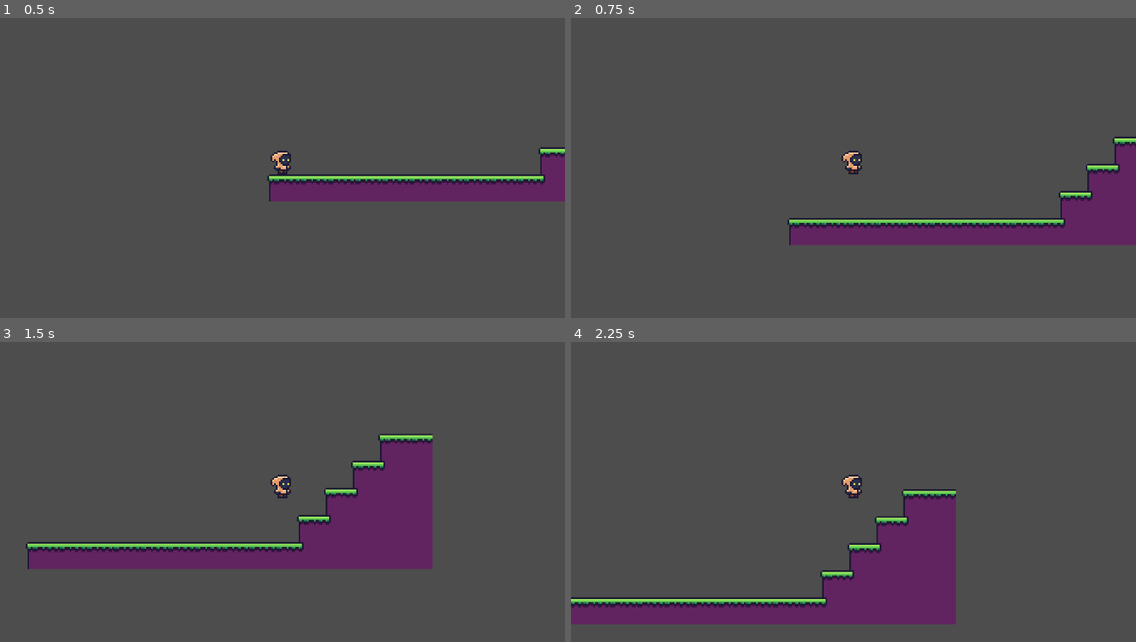
Above: before the commit, frames 1-4 (two rows, left to right).
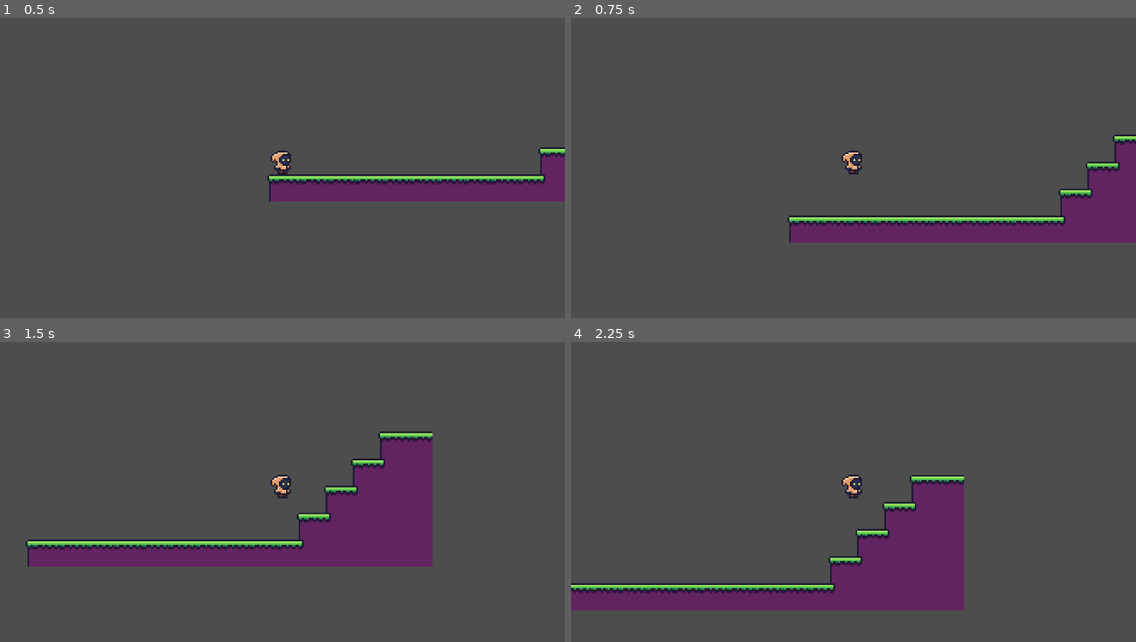
Above: after the commit, the same moments.

Repository: jim-ec/godot-platformer-demo
Game: Godot game, scene res://assets/scenes/areas/area_1.tscn
The game is run twice, just before and just after one commit, with the same random seed, the same clock (stepped at 60 frames per second) and the same inputs.
Inputs:
- Up to frame 1 (0.5 s): no input
- Up to frame 2 (0.75 s): tap Enter at 0.5 s; hold D (move_right) from 0.53 s (still down); tap Space (jump) at 0.6 s
- Up to frame 3 (1.5 s): keep holding D (move_right); tap Space (jump) at 0.77, 1.07, 1.35 s
- Up to frame 4 (2.25 s): tap Space (jump) at 1.52, 1.82, 2.1 s; release D (move_right) at 2.03 s; hold A (move_left) from 2.03 s (still down)

Frame 1 is identical in both runs. In frame 2, 3.0% of the frame differs, in the area x 38-100%, y 38-76%; in frame 3, 3.4%; in frame 4, 9.4%, in the area x 0-70%, y 44-95%.

Commit message:
tweak controls

Diff:
--- a/assets/scenes/player.tscn
+++ b/assets/scenes/player.tscn
@@ -9,6 +9,8 @@
 
 [node name="Player" type="CharacterBody2D"]
 script = ExtResource("1_jn8x0")
+speed = 5.0
+jump_power = 8.0
 
 [node name="Camera2D" type="Camera2D" parent="."]
 offset = Vector2(0, -15)
--- a/assets/scripts/player_controller.gd
+++ b/assets/scripts/player_controller.gd
@@ -1,9 +1,12 @@
 extends CharacterBody2D
 
 
-var speed = 150.0
-var jump_power = -250.0
+@export var speed = 10.0
+@export var jump_power = 10.0
 
+var speed_multiplier = 30.0
+var jump_multiplier = -30.0
+var direction = 0
 
 func _physics_process(delta: float) -> void:
 	# Add the gravity.
@@ -12,14 +15,14 @@
 
 	# Handle jump.
 	if Input.is_action_just_pressed("jump") and is_on_floor():
-		velocity.y = jump_power
+		velocity.y = jump_power * jump_multiplier
 
 	# Get the input direction and handle the movement/deceleration.
 	# As good practice, you should replace UI actions with custom gameplay actions.
-	var direction := Input.get_axis("move_left", "move_right")
+	direction = Input.get_axis("move_left", "move_right")
 	if direction:
-		velocity.x = direction * speed
+		velocity.x = direction * speed * speed_multiplier
 	else:
-		velocity.x = move_toward(velocity.x, 0, speed)
+		velocity.x = move_toward(velocity.x, 0, speed * speed_multiplier)
 
 	move_and_slide()
